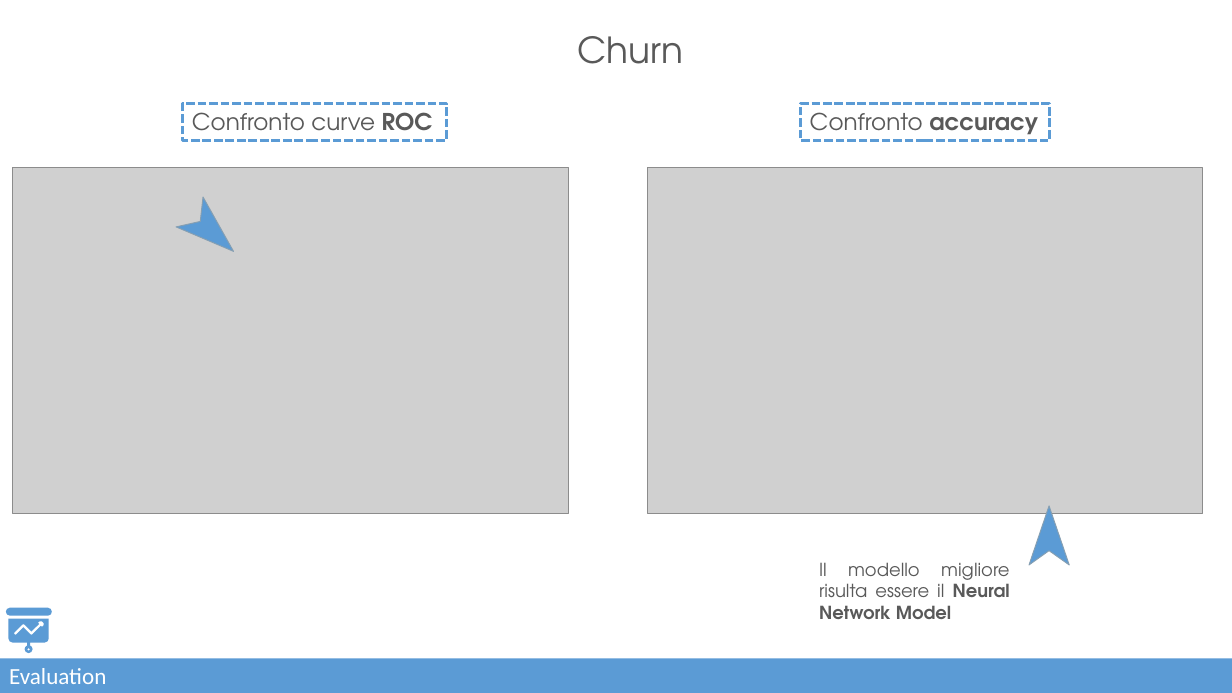
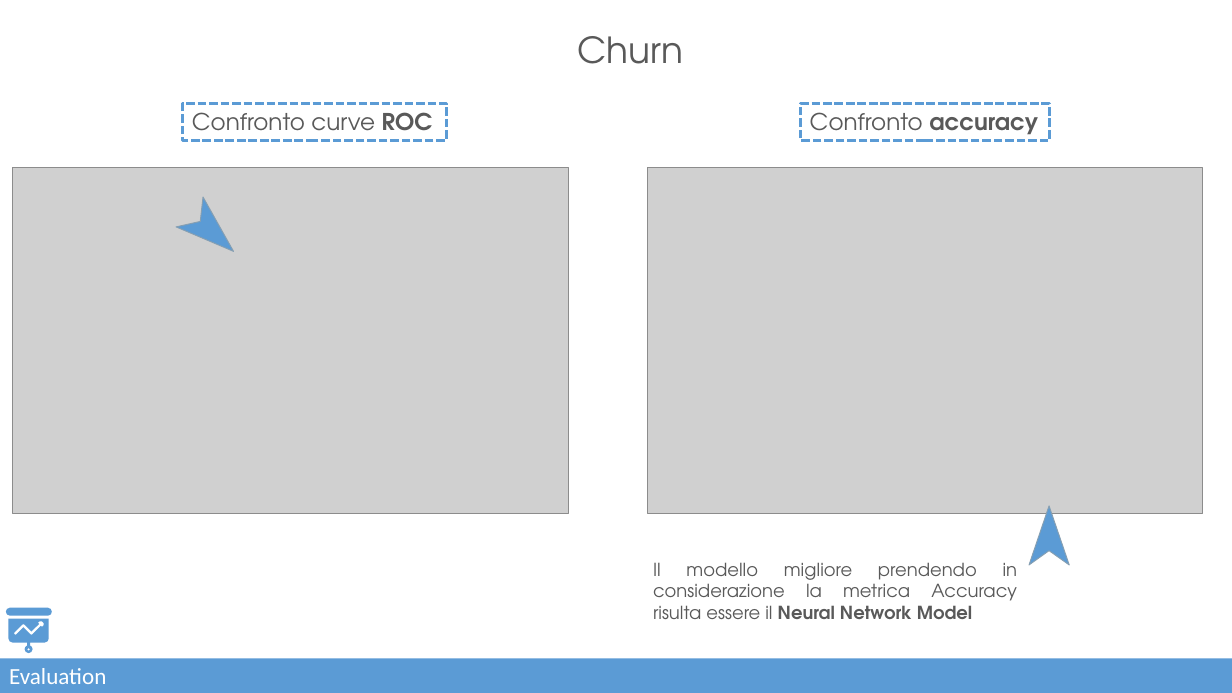
Before and after one commit to lorenzlorg/Digital-Marketing-Data-Science-Lab-Project, a slide deck: slide 7 of Presentazione_digital_marketing.pptx. Drawn at 1232x693 pixels with LibreOffice and Linux fonts; fonts in the diff are those of the drawing; grey boxes stand for pictures. Boxes give left, top, right and bottom in pixels: in the first picture for what was removed or moved away, otherwise in the second. Text is boxed around its words. In the diff, an @@ line names an element or a change of style, - is before the commit and + after.

```diff
--- a/Presentazione_digital_marketing.pptx
+++ b/Presentazione_digital_marketing.pptx
@@ text at <box>653,562,1018,619</box>: text changed @@
-Il modello migliore risulta essere il Neural Network Model
+Il modello migliore prendendo in considerazione la metrica Accuracy risulta essere il Neural Network Model
```
Also in this commit, not shown: 9 other slides changed.
